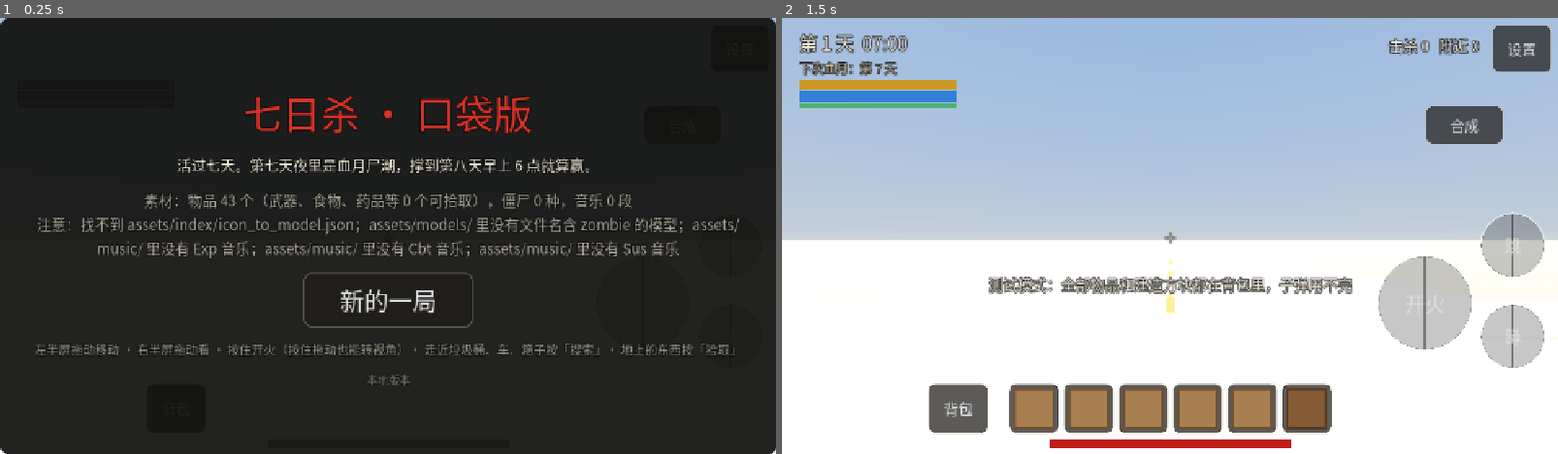
Above: before the commit, frames 1-2 (left to right).
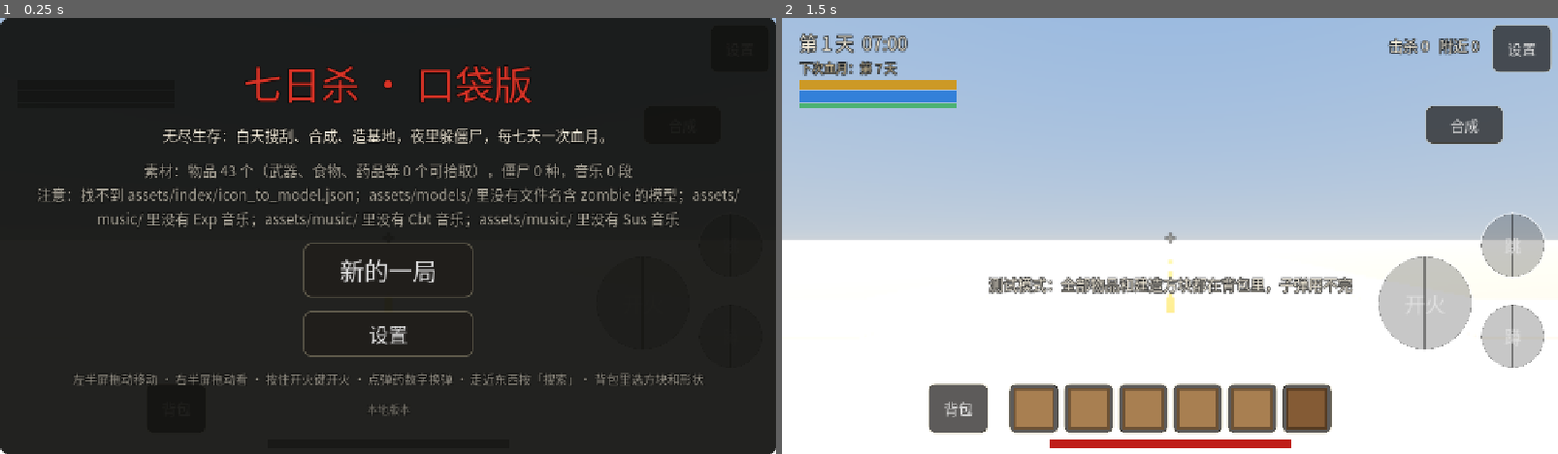
Above: after the commit, the same moments.

Repository: langhua98/7day
Game: Godot game, scene res://scenes/main.tscn
Same seed, same stepped clock (60 frames per second), same inputs: the game is played once before the commit and once after it.
Inputs (mouse positions are in pixels of both pictures, inside the frame that each line leads up to):
- Up to frame 1 (0.25 s): no input
- Up to frame 2 (1.5 s): click "新的一局" at 0.5 s; tap Enter at 1.25 s; move the mouse to (1340, 214) at 1.27 s; click (1340, 214) at 1.42 s

The runs differ from the first frame. In frame 1, 11% of the frame differs, in the area x 4-96%, y 11-92%; in frame 2, nothing differs.

Commit message:
菜单和设置面板重做
- 标题页和暂停页共用独立设置面板
- 设置分操作、画面、声音三组，滑块显示数值，加恢复默认
- 暂停页改为继续游戏、设置、存档并回标题
- 结算页加回标题
- 标题页文案改成无尽生存，更新操作提示

Diff:
--- a/scripts/hud.gd
+++ b/scripts/hud.gd
@@ -14,6 +14,7 @@
 signal continue_pressed
 signal settings_changed(settings: Dictionary)
 signal quit_to_title
+signal back_to_title
 signal item_dropped(index: int)
 signal bag_compact_pressed
 
@@ -73,9 +74,21 @@
 var _bag_marker := Control.new()
 var _bag_arrow := Control.new()
 var _bag_marker_label := Label.new()
+var _settings_panel := PanelContainer.new()
+var _settings_from_start := false
+var _setting_sliders := {}
+var _setting_values := {}
+var _quality_option: OptionButton
+var _perf_toggle: CheckButton
+var _start_settings_btn: Button
+var _pause_settings_btn: Button
+var _end_back_btn: Button
+var _settings_back_btn: Button
+var _settings_reset_btn: Button
 ## 设置：灵敏度、亮度、音量、音乐音量（倍数）、画质档位、性能面板，存在 user://settings.cfg
-var settings := {"sensitivity": 1.0, "brightness": 1.0, "volume": 1.0, "music": 0.8,
+const DEFAULT_SETTINGS := {"sensitivity": 1.0, "brightness": 1.0, "volume": 1.0, "music": 0.8,
 	"quality": 1.0, "show_perf": 0.0}
+var settings := DEFAULT_SETTINGS.duplicate()
 const SETTINGS_PATH := "user://settings.cfg"
 
 var _joy_id := -1
@@ -338,6 +351,7 @@
 	_build_start_panel()
 	_build_end_panel()
 	_build_pause_panel()
+	_build_settings_panel()
 	_build_death_ui()
 	# 背包盖在摇杆上面
 	get_viewport().size_changed.connect(_update_safe_area)
@@ -429,15 +443,16 @@
 	title.add_theme_color_override("font_color", Color(0.85, 0.2, 0.15))
 	v.add_child(title)
 	var sub := Label.new()
-	sub.text = "活过七天。第七天夜里是血月尸潮，撑到第八天早上 6 点就算赢。"
+	sub.text = "无尽生存：白天搜刮、合成、造基地，夜里躲僵尸，每七天一次血月。"
 	sub.horizontal_alignment = HORIZONTAL_ALIGNMENT_CENTER
+	sub.autowrap_mode = TextServer.AUTOWRAP_WORD_SMART
 	v.add_child(sub)
 	_start_info.horizontal_alignment = HORIZONTAL_ALIGNMENT_CENTER
 	_start_info.modulate = Color(1, 1, 1, 0.7)
 	_start_info.autowrap_mode = TextServer.AUTOWRAP_WORD_SMART
 	v.add_child(_start_info)
 	var btn := Button.new()
-	btn.text = "开始"
+	btn.text = "新的一局"
 	btn.custom_minimum_size = Vector2(280, 90)
 	btn.size_flags_horizontal = Control.SIZE_SHRINK_CENTER
 	btn.add_theme_font_size_override("font_size", 40)
@@ -453,10 +468,16 @@
 		_start_panel.visible = false
 		continue_pressed.emit())
 	v.add_child(_continue_btn)
-	btn.text = "新的一局"
 	v.add_child(btn)
+	_start_settings_btn = Button.new()
+	_start_settings_btn.text = "设置"
+	_start_settings_btn.custom_minimum_size = Vector2(280, 76)
+	_start_settings_btn.size_flags_horizontal = Control.SIZE_SHRINK_CENTER
+	_start_settings_btn.add_theme_font_size_override("font_size", 32)
+	_start_settings_btn.pressed.connect(func(): open_settings(true))
+	v.add_child(_start_settings_btn)
 	var help := Label.new()
-	help.text = "左半屏拖动移动 · 右半屏拖动看 · 按住开火（按住拖动也能转视角）· 走近垃圾桶、车、箱子按「搜索」· 地上的东西按「拾取」"
+	help.text = "左半屏拖动移动 · 右半屏拖动看 · 按住开火键开火 · 点弹药数字换弹 · 走近东西按「搜索」· 背包里选方块和形状"
 	help.horizontal_alignment = HORIZONTAL_ALIGNMENT_CENTER
 	help.modulate = Color(1, 1, 1, 0.6)
 	help.add_theme_font_size_override("font_size", 20)
@@ -493,103 +514,211 @@
 	_end_label.horizontal_alignment = HORIZONTAL_ALIGNMENT_CENTER
 	_end_label.add_theme_font_size_override("font_size", 44)
 	v.add_child(_end_label)
-	var btn := Button.new()
-	btn.text = "再来一局"
-	btn.custom_minimum_size = Vector2(280, 90)
-	btn.size_flags_horizontal = Control.SIZE_SHRINK_CENTER
-	btn.add_theme_font_size_override("font_size", 36)
-	btn.pressed.connect(func():
+	var btns := HBoxContainer.new()
+	btns.alignment = BoxContainer.ALIGNMENT_CENTER
+	btns.add_theme_constant_override("separation", 30)
+	var again := Button.new()
+	again.text = "再来一局"
+	again.custom_minimum_size = Vector2(240, 86)
+	again.add_theme_font_size_override("font_size", 34)
+	again.pressed.connect(func():
 		_end_panel.visible = false
 		restart_pressed.emit())
-	v.add_child(btn)
+	btns.add_child(again)
+	_end_back_btn = Button.new()
+	_end_back_btn.text = "回标题"
+	_end_back_btn.custom_minimum_size = Vector2(240, 86)
+	_end_back_btn.add_theme_font_size_override("font_size", 34)
+	_end_back_btn.pressed.connect(func():
+		_end_panel.visible = false
+		back_to_title.emit())
+	btns.add_child(_end_back_btn)
+	v.add_child(btns)
 	_root.add_child(_end_panel)
 
 
 func _build_pause_panel() -> void:
 	_pause_panel.set_anchors_preset(Control.PRESET_CENTER)
-	_pause_panel.custom_minimum_size = Vector2(640, 0)
-	_pause_panel.position = Vector2(-320, -335)
+	_pause_panel.custom_minimum_size = Vector2(520, 0)
+	_pause_panel.position = Vector2(-260, -220)
 	_pause_panel.visible = false
 	var v := VBoxContainer.new()
-	v.add_theme_constant_override("separation", 18)
+	v.add_theme_constant_override("separation", 22)
 	_pause_panel.add_child(v)
 	var title := Label.new()
 	title.text = "暂停"
 	title.horizontal_alignment = HORIZONTAL_ALIGNMENT_CENTER
 	title.add_theme_font_size_override("font_size", 44)
 	v.add_child(title)
-	for row in [["sensitivity", "视角灵敏度", 0.3, 2.5], ["brightness", "亮度", 0.5, 1.8],
-			["volume", "音效音量", 0.0, 1.0], ["music", "音乐音量", 0.0, 1.0]]:
-		var h := HBoxContainer.new()
-		var l := Label.new()
-		l.text = row[1]
-		l.custom_minimum_size = Vector2(180, 0)
-		h.add_child(l)
-		var sl := HSlider.new()
-		sl.min_value = row[2]
-		sl.max_value = row[3]
-		sl.step = 0.05
-		sl.value = settings[row[0]]
-		sl.custom_minimum_size = Vector2(380, 76)
-		sl.focus_mode = Control.FOCUS_NONE
-		sl.size_flags_horizontal = Control.SIZE_EXPAND_FILL
-		var key: String = row[0]
-		sl.value_changed.connect(func(val):
-			settings[key] = val
-			_save_settings()
-			settings_changed.emit(settings))
-		h.add_child(sl)
-		v.add_child(h)
-
-	# 画质：省电 / 均衡 / 高清
+	var resume := Button.new()
+	resume.text = "继续游戏"
+	resume.custom_minimum_size = Vector2(340, 84)
+	resume.size_flags_horizontal = Control.SIZE_SHRINK_CENTER
+	resume.add_theme_font_size_override("font_size", 32)
+	resume.pressed.connect(func(): set_paused(false))
+	v.add_child(resume)
+	_pause_settings_btn = Button.new()
+	_pause_settings_btn.text = "设置"
+	_pause_settings_btn.custom_minimum_size = Vector2(340, 80)
+	_pause_settings_btn.size_flags_horizontal = Control.SIZE_SHRINK_CENTER
+	_pause_settings_btn.add_theme_font_size_override("font_size", 30)
+	_pause_settings_btn.pressed.connect(func(): open_settings(false))
+	v.add_child(_pause_settings_btn)
+	var quit := Button.new()
+	quit.text = "存档并回标题"
+	quit.custom_minimum_size = Vector2(340, 80)
+	quit.size_flags_horizontal = Control.SIZE_SHRINK_CENTER
+	quit.add_theme_font_size_override("font_size", 30)
+	quit.pressed.connect(func():
+		set_paused(false)
+		quit_to_title.emit())
+	v.add_child(quit)
+	var ver := Label.new()
+	ver.text = build_label()
+	ver.horizontal_alignment = HORIZONTAL_ALIGNMENT_CENTER
+	ver.modulate = Color(1, 1, 1, 0.45)
+	ver.add_theme_font_size_override("font_size", 18)
+	v.add_child(ver)
+	_root.add_child(_pause_panel)
+
+
+func _build_settings_panel() -> void:
+	_settings_panel.set_anchors_preset(Control.PRESET_FULL_RECT)
+	_settings_panel.visible = false
+	_root.add_child(_settings_panel)
+	var center := CenterContainer.new()
+	center.set_anchors_preset(Control.PRESET_FULL_RECT)
+	_settings_panel.add_child(center)
+	var v := VBoxContainer.new()
+	v.custom_minimum_size = Vector2(660, 0)
+	v.add_theme_constant_override("separation", 8)
+	center.add_child(v)
+	var title := Label.new()
+	title.text = "设置"
+	title.horizontal_alignment = HORIZONTAL_ALIGNMENT_CENTER
+	title.add_theme_font_size_override("font_size", 40)
+	v.add_child(title)
+	_settings_group(v, "操作")
+	_add_setting_row(v, "sensitivity", "视角灵敏度", 0.3, 2.5, 0.05)
+	_settings_group(v, "画面")
+	_add_setting_row(v, "brightness", "亮度", 0.5, 1.8, 0.05)
 	var qh := HBoxContainer.new()
 	var ql := Label.new()
 	ql.text = "画质"
 	ql.custom_minimum_size = Vector2(180, 0)
 	qh.add_child(ql)
-	var q := OptionButton.new()
+	_quality_option = OptionButton.new()
 	for i in GameConfig.QUALITY_PRESETS.size():
-		q.add_item(GameConfig.QUALITY_PRESETS[i].name, i)
-	q.selected = clampi(int(settings.quality), 0, GameConfig.QUALITY_PRESETS.size() - 1)
-	q.custom_minimum_size = Vector2(380, 50)
-	q.size_flags_horizontal = Control.SIZE_EXPAND_FILL
-	q.item_selected.connect(_on_quality_selected)
-	qh.add_child(q)
+		_quality_option.add_item(GameConfig.QUALITY_PRESETS[i].name, i)
+	_quality_option.selected = clampi(int(settings.quality), 0, GameConfig.QUALITY_PRESETS.size() - 1)
+	_quality_option.custom_minimum_size = Vector2(360, 52)
+	_quality_option.size_flags_horizontal = Control.SIZE_EXPAND_FILL
+	_quality_option.item_selected.connect(_on_quality_selected)
+	qh.add_child(_quality_option)
 	v.add_child(qh)
-
-	var perf_toggle := CheckButton.new()
-	perf_toggle.text = "显示性能信息"
-	perf_toggle.button_pressed = settings.show_perf > 0.5
-	perf_toggle.toggled.connect(_on_show_perf_toggled)
-	v.add_child(perf_toggle)
-
+	_perf_toggle = CheckButton.new()
+	_perf_toggle.text = "显示性能信息"
+	_perf_toggle.button_pressed = settings.show_perf > 0.5
+	_perf_toggle.toggled.connect(_on_show_perf_toggled)
+	v.add_child(_perf_toggle)
+	_settings_group(v, "声音")
+	_add_setting_row(v, "volume", "音效音量", 0.0, 1.0, 0.05)
+	_add_setting_row(v, "music", "音乐音量", 0.0, 1.0, 0.05)
 	var btns := HBoxContainer.new()
 	btns.alignment = BoxContainer.ALIGNMENT_CENTER
-	btns.add_theme_constant_override("separation", 30)
-	var resume := Button.new()
-	resume.text = "继续游戏"
-	resume.custom_minimum_size = Vector2(220, 80)
-	resume.pressed.connect(func(): set_paused(false))
-	btns.add_child(resume)
-	var quit := Button.new()
-	quit.text = "存档并回标题"
-	quit.custom_minimum_size = Vector2(220, 80)
-	quit.pressed.connect(func():
-		set_paused(false)
-		quit_to_title.emit())
-	btns.add_child(quit)
+	btns.add_theme_constant_override("separation", 26)
+	_settings_reset_btn = Button.new()
+	_settings_reset_btn.text = "恢复默认"
+	_settings_reset_btn.custom_minimum_size = Vector2(220, 68)
+	_settings_reset_btn.add_theme_font_size_override("font_size", 28)
+	_settings_reset_btn.pressed.connect(_reset_settings)
+	btns.add_child(_settings_reset_btn)
+	_settings_back_btn = Button.new()
+	_settings_back_btn.text = "返回"
+	_settings_back_btn.custom_minimum_size = Vector2(220, 68)
+	_settings_back_btn.add_theme_font_size_override("font_size", 28)
+	_settings_back_btn.pressed.connect(close_settings)
+	btns.add_child(_settings_back_btn)
 	v.add_child(btns)
-	var ver := Label.new()
-	ver.text = build_label()
-	ver.modulate = Color(1, 1, 1, 0.45)
-	ver.add_theme_font_size_override("font_size", 18)
-	v.add_child(ver)
-	_root.add_child(_pause_panel)
-
-
+
+
+func _settings_group(parent: VBoxContainer, text: String) -> void:
+	var l := Label.new()
+	l.text = "— " + text + " —"
+	l.horizontal_alignment = HORIZONTAL_ALIGNMENT_CENTER
+	l.add_theme_font_size_override("font_size", 24)
+	l.add_theme_color_override("font_color", Color(0.85, 0.7, 0.45))
+	parent.add_child(l)
+
+
+func _add_setting_row(parent: VBoxContainer, key: String, text: String, min_v: float, max_v: float, step_v: float) -> void:
+	var h := HBoxContainer.new()
+	h.add_theme_constant_override("separation", 14)
+	var l := Label.new()
+	l.text = text
+	l.custom_minimum_size = Vector2(180, 0)
+	h.add_child(l)
+	var sl := HSlider.new()
+	sl.min_value = min_v
+	sl.max_value = max_v
+	sl.step = step_v
+	sl.value = settings[key]
+	sl.custom_minimum_size = Vector2(360, 52)
+	sl.focus_mode = Control.FOCUS_NONE
+	sl.size_flags_horizontal = Control.SIZE_EXPAND_FILL
+	h.add_child(sl)
+	var val := Label.new()
+	val.text = _setting_text(key, sl.value)
+	val.custom_minimum_size = Vector2(84, 0)
+	val.horizontal_alignment = HORIZONTAL_ALIGNMENT_RIGHT
+	h.add_child(val)
+	sl.value_changed.connect(func(x):
+		settings[key] = x
+		val.text = _setting_text(key, x)
+		_save_settings()
+		settings_changed.emit(settings))
+	parent.add_child(h)
+	_setting_sliders[key] = sl
+	_setting_values[key] = val
+
+
+func _setting_text(key: String, value: float) -> String:
+	if key == "sensitivity":
+		return "%.1f×" % value
+	return "%d%%" % roundi(value * 100.0)
+
+
+func _reset_settings() -> void:
+	for k in DEFAULT_SETTINGS:
+		settings[k] = DEFAULT_SETTINGS[k]
+	for key in _setting_sliders:
+		var sl: HSlider = _setting_sliders[key]
+		sl.set_value_no_signal(settings[key])
+		_setting_values[key].text = _setting_text(key, settings[key])
+	_quality_option.selected = clampi(int(settings.quality), 0, GameConfig.QUALITY_PRESETS.size() - 1)
+	_perf_toggle.set_pressed_no_signal(settings.show_perf > 0.5)
+	_save_settings()
+	settings_changed.emit(settings)
+
+
+func open_settings(from_start: bool) -> void:
+	_settings_from_start = from_start
+	if not from_start:
+		_pause_panel.visible = false
+	_settings_panel.visible = true
+
+
+func close_settings() -> void:
+	_settings_panel.visible = false
+	if _settings_from_start:
+		_start_panel.visible = true
+	else:
+		_pause_panel.visible = true
 func set_paused(on: bool) -> void:
 	if on:
 		_release_touches()
+	if not on:
+		_settings_panel.visible = false
 	_pause_panel.visible = on
 	get_tree().paused = on
 
@@ -597,6 +726,7 @@
 func show_start(can_continue: bool) -> void:
 	_release_touches()
 	close_game_panels()
+	_settings_panel.visible = false
 	_continue_btn.visible = can_continue
 	_start_panel.visible = true
 	_end_panel.visible = false
@@ -637,6 +767,7 @@
 func show_end(text: String) -> void:
 	_release_touches()
 	close_game_panels()
+	_settings_panel.visible = false
 	_end_label.text = text
 	_end_panel.visible = true
 
@@ -979,7 +1110,7 @@
 
 func _panel_open() -> bool:
 	return _bag_panel.visible or container_panel.visible or craft_panel.visible or _start_panel.visible \
-		or _end_panel.visible or _pause_panel.visible or _blackout.visible
+		or _end_panel.visible or _pause_panel.visible or _settings_panel.visible or _blackout.visible
 
 
 func _press_attack(pressed: bool) -> void:
--- a/scripts/main.gd
+++ b/scripts/main.gd
@@ -112,6 +112,15 @@
 		music.stop_all()
 		Sfx.stop_loops()
 		hud.show_start(true))
+	hud.back_to_title.connect(func():
+		running = false
+		GameState.running = false
+		combat.running = false
+		looting.running = false
+		crafting.running = false
+		music.stop_all()
+		Sfx.stop_loops()
+		hud.show_start(save_game.read_save().has("hours")))
 	hud.settings_changed.connect(_apply_settings)
 	_apply_settings(hud.settings)
 	hud.show_start(save.has("hours"))
--- a/tests/test_ui.gd
+++ b/tests/test_ui.gd
@@ -170,6 +170,37 @@
 	check(hud._pause_panel.visible, "游戏中切后台应自动暂停")
 	hud.set_paused(false)
 
+	# 标题页/暂停页共用设置面板
+	hud.show_start(true)
+	check(hud._start_settings_btn.visible, "标题页应有设置按钮")
+	hud._start_settings_btn.pressed.emit()
+	await get_tree().process_frame
+	check(hud._settings_panel.visible, "标题页设置应打开")
+	var settings_box: Control = hud._settings_panel.get_child(0).get_child(0)
+	check(settings_box.size.y <= vp.y, "设置面板不应超出屏幕高度")
+	hud._settings_back_btn.pressed.emit()
+	check(not hud._settings_panel.visible and hud._start_panel.visible, "设置返回标题页")
+	var volume_slider: HSlider = hud._setting_sliders["volume"]
+	volume_slider.value = 0.5
+	check(absf(hud.settings.volume - 0.5) < 0.001, "拖动音量应更新设置")
+	check_eq(hud._setting_values["volume"].text, "50%", "音量应显示百分比")
+	hud._settings_reset_btn.pressed.emit()
+	check(absf(hud.settings.volume - 1.0) < 0.001, "恢复默认音量")
+	check_eq(hud._setting_values["volume"].text, "100%", "恢复默认后显示 100%")
+	hud.set_paused(true)
+	hud._pause_settings_btn.pressed.emit()
+	check(hud._settings_panel.visible and not hud._pause_panel.visible, "暂停页设置应打开")
+	hud._settings_back_btn.pressed.emit()
+	check(hud._pause_panel.visible and get_tree().paused, "设置返回暂停页")
+	hud.set_paused(false)
+
+	# 结算页回标题
+	var backs := [0]
+	hud.back_to_title.connect(func(): backs[0] += 1)
+	hud.show_end("测试")
+	hud._end_back_btn.pressed.emit()
+	check_eq(backs[0], 1, "结算回标题应发信号")
+
 	_finish()
 
 
